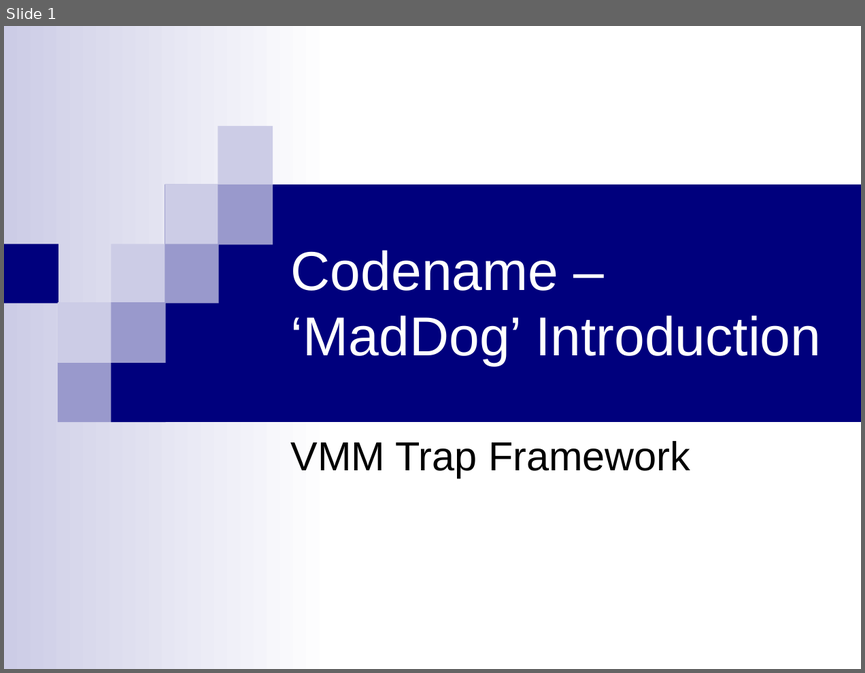
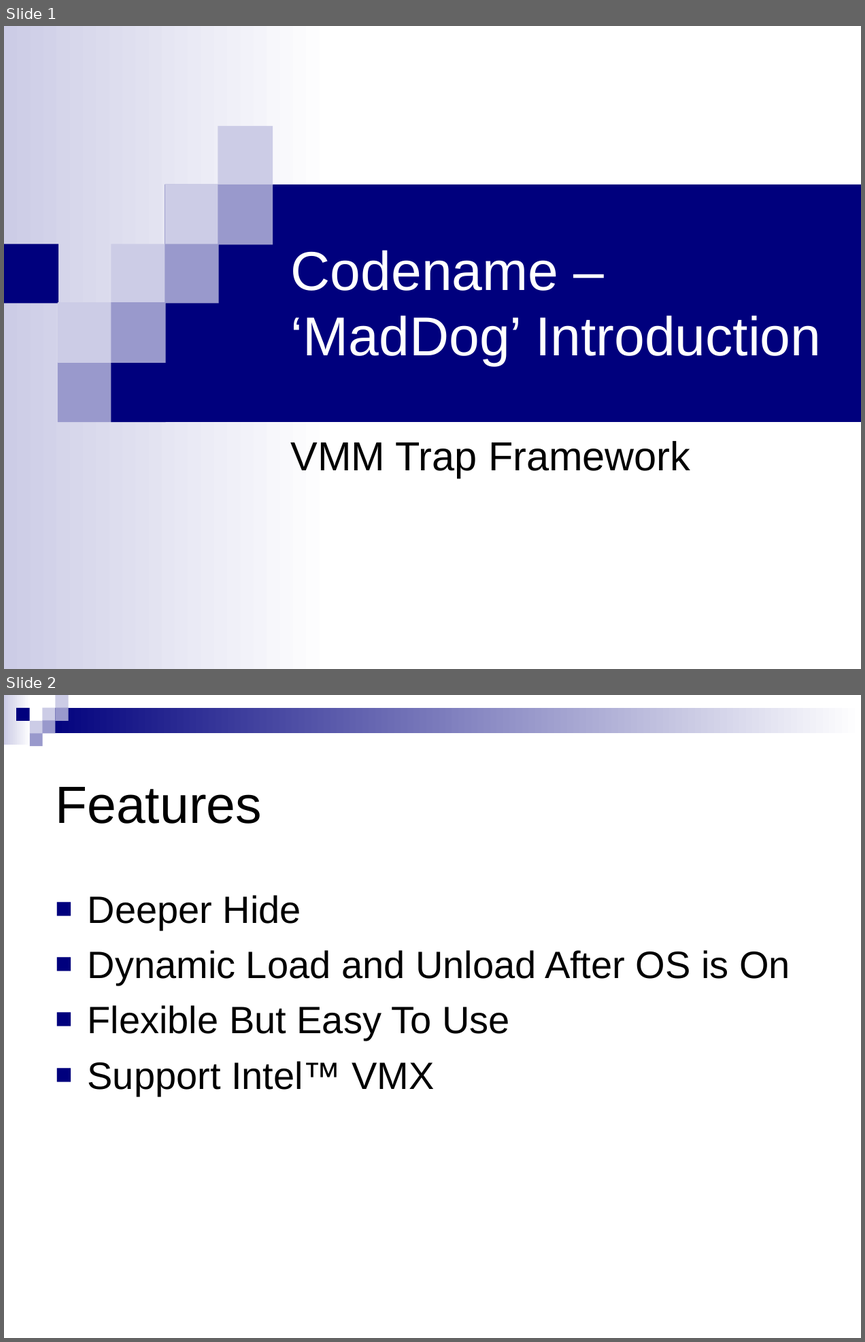
Before and after one commit to xdel/bluepillstudy, a slide deck: Framework/MadDog/doc/MadDog Project.ppt. Shown one above the other, each under a label of ours: slide 1 before the commit, slides 1 and 2 after it. The pictures are 865x673 and 865x1342 pixels, drawn with LibreOffice and Linux fonts; fonts in the diff are those of the drawing. Boxes give left, top, right and bottom in pixels: in the first picture for what was removed or moved away, otherwise in the second. Text is boxed around its words. In the diff, an @@ line names an element or a change of style, - is before the commit and + after.

```diff
--- a/Framework/MadDog/doc/MadDog Project.ppt
+++ b/Framework/MadDog/doc/MadDog Project.ppt
@@ slide 2 added at <box>4,695,861,1338</box>, background #FFFFFF @@
@@ group added at <box>4,695,861,747</box>: 9 rectangles @@
@@ title added at <box>55,787,262,824</box>, 44 pt, text #000000 @@
+Features
@@ text added at <box>88,895,790,1096</box>, 32 pt, text #000000 @@
+■ Deeper Hide
+■ Dynamic Load and Unload After OS is On
+■ Flexible But Easy To Use
+■ Support Intel™ VMX
```
Also in this commit, not shown: 4 other slides added, 3 other files.
